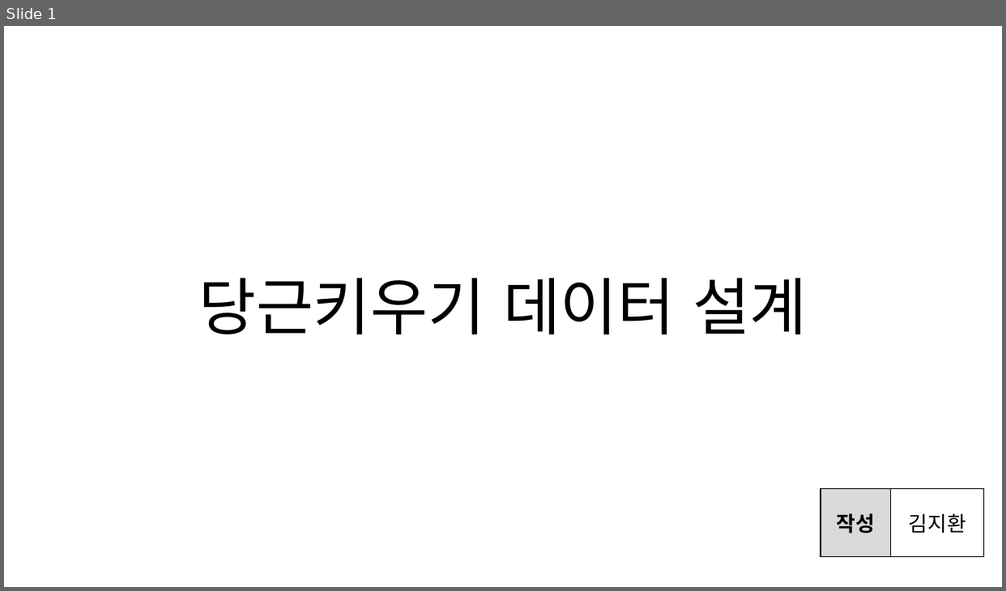
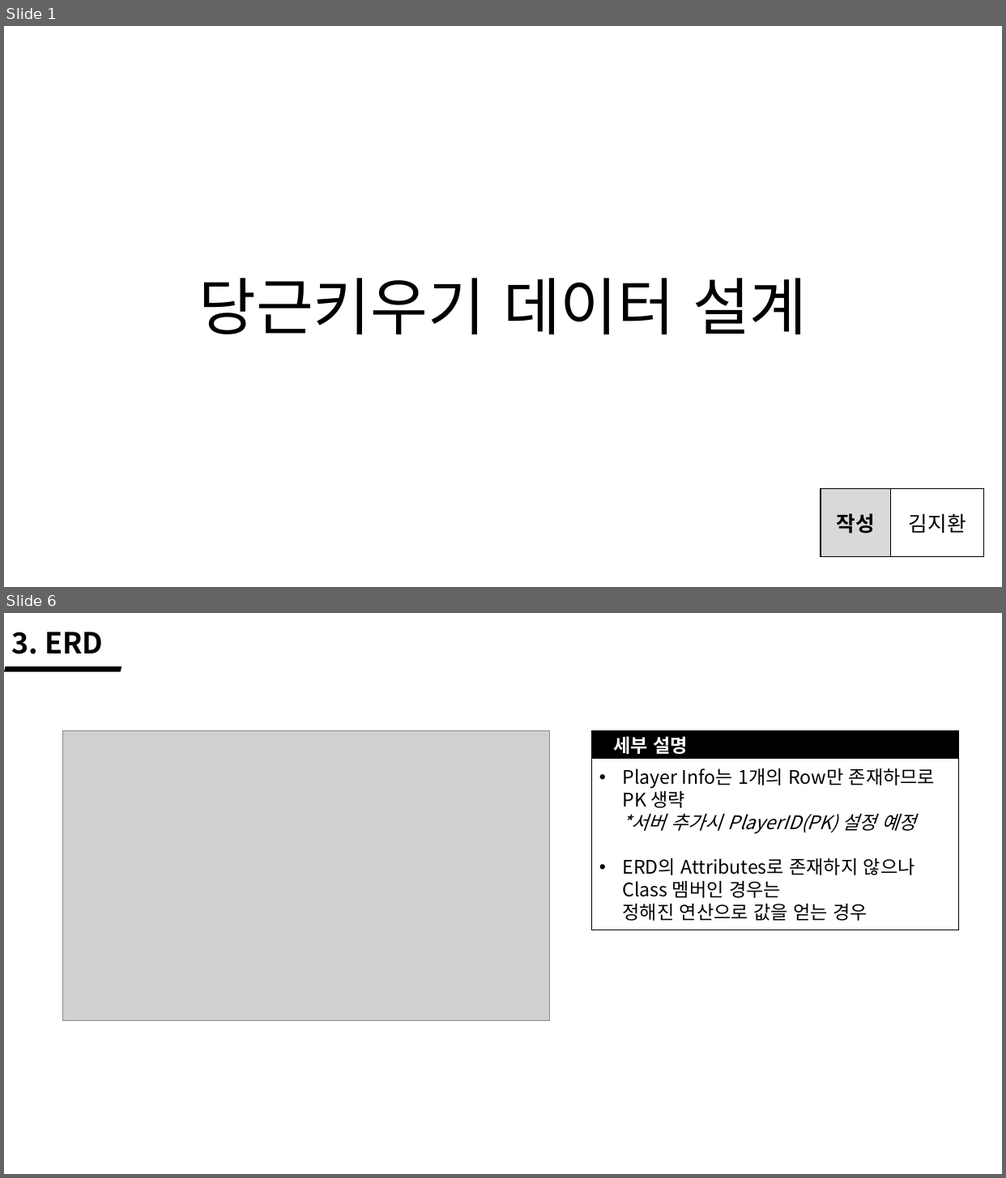
Before and after one commit to wlrud753/CarryCarrot, a slide deck: 기획서/당근키우기 데이터 설계.pptx. Shown one above the other, each under a label of ours: slide 1 before the commit, slides 1 and 6 after it; the slides between them are not shown. The pictures are 1006x591 and 1006x1178 pixels, drawn with LibreOffice and Linux fonts; fonts in the diff are those of the drawing; grey boxes stand for pictures. Boxes give left, top, right and bottom in pixels: in the first picture for what was removed or moved away, otherwise in the second. Text is boxed around its words. In the diff, an @@ line names an element or a change of style, - is before the commit and + after.

Commit message:
데이터 설계 문서 수정 및 시스템 문서 추가

```diff
--- a/기획서/당근키우기 데이터 설계.pptx
+++ b/기획서/당근키우기 데이터 설계.pptx
@@ slide 6 added at (4, 613, 1002, 1174), background #FFFFFF @@
@@ text added at (11, 632, 103, 654), 28 pt, text #000000, bold @@
+3. ERD
@@ parallelogram added at (4, 667, 121, 672), fill #000000 @@
@@ picture added at (62, 730, 550, 1021) @@
@@ rectangle added at (592, 730, 958, 931), fill #000000, outline #000000 1 pt @@
@@ text added at (613, 736, 688, 754), 18 pt, text #FFFFFF, bold @@
+세부 설명
@@ rectangle added at (592, 759, 958, 931), fill #FFFFFF, outline #000000 1 pt, 18 pt, text #000000 @@
+• Player Info는 1개의 Row만 존재하므로 PK 생략
+  *서버 추가시 PlayerID(PK) 설정 예정
+• ERD의 Attributes로 존재하지 않으나
+  Class 멤버인 경우는
+  정해진 연산으로 값을 얻는 경우
```
Also in this commit, not shown: 1 slide changed, 3 other slides added, 6 slides removed, 1 other file.
